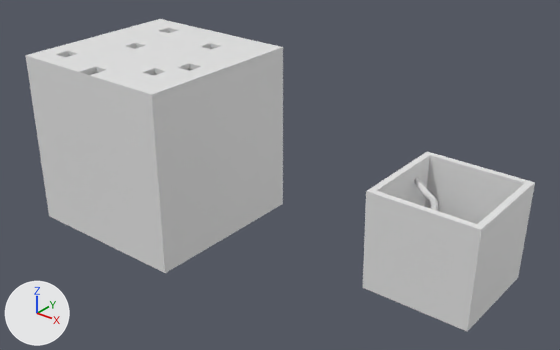
The OBJ model src/assets/chamber.obj as it was, and as the next commit left it.
Rendered twice from a 50 mm lens placed at (55.5, -120.1, 74.6), pointed at (-41.6, 1.3, -0.7). Lighting does not change. The marker at lower left points along +X, +Y and +Z. Where no turn or scale is listed for an object, it has been applied to the vertices.
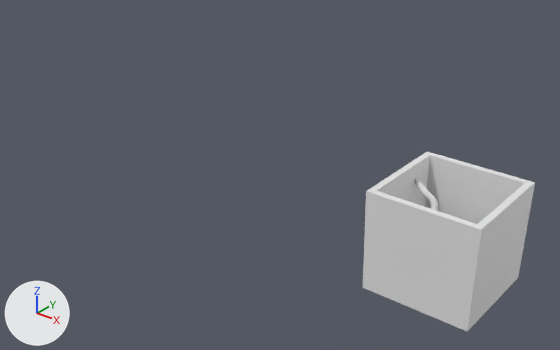
Boxes (x1, y1, x2, y2) around the edits, measured in the pictures (560 x 350 px):
```json
{"object": "Cube", "change": "deleted", "before": [25, 19, 283, 273]}
```

Scene script edits in JSON lines:
```json
{"op": "remove", "block": "ob_cube", "code": ["ob_cube = bpy.data.objects.new('Cube', me_cube)", "ob_cube.location = (0.0, 0.0, 0.0)"]}
```
